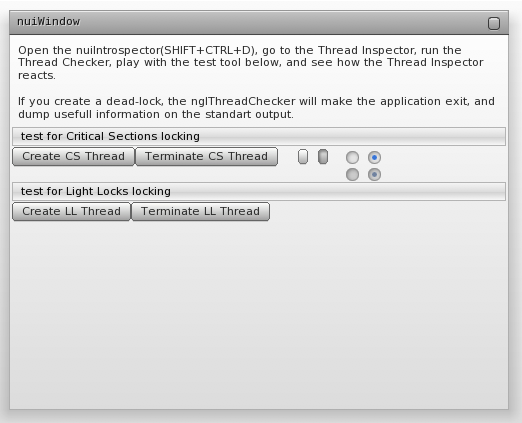
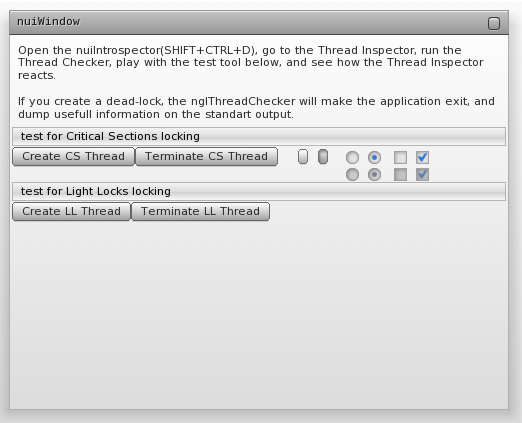
Two versions of the same layered image (522px x 423px). Layer-by-layer changes:
added group "toggle button down disabled" with 3 layers above "toggle button down" over [left=416, top=168, right=429, bottom=181]
added layer "Calque 10 copie" in group "toggle button down disabled" over [left=418, top=169, right=428, bottom=179]
added layer "Calque 6 copie 6" in group "toggle button down disabled" over [left=416, top=168, right=429, bottom=181]
added layer "Calque 7 copie 6" in group "toggle button down disabled" over [left=416, top=168, right=429, bottom=181]
added group "toggle button down" with 3 layers above "toggle button up disabled" over [left=416, top=151, right=429, bottom=164]
added layer "Calque 10" in group "toggle button down" over [left=418, top=152, right=428, bottom=162]
added layer "Calque 6 copie 5" in group "toggle button down" over [left=416, top=151, right=429, bottom=164]
added layer "Calque 7 copie 5" in group "toggle button down" over [left=416, top=151, right=429, bottom=164]
added group "toggle button up disabled" with 2 layers above "toggle button up" over [left=394, top=168, right=407, bottom=181]
added layer "Calque 6 copie 7" in group "toggle button up disabled" over [left=394, top=168, right=407, bottom=181]
added layer "Calque 7 copie 7" in group "toggle button up disabled" over [left=394, top=168, right=407, bottom=181]
added group "toggle button up" with 2 layers above "radio button down disabled" over [left=394, top=151, right=407, bottom=164]
added layer "Calque 6 copie 4" in group "toggle button up" over [left=394, top=151, right=407, bottom=164]
added layer "Calque 7 copie 4" in group "toggle button up" over [left=394, top=151, right=407, bottom=164]
